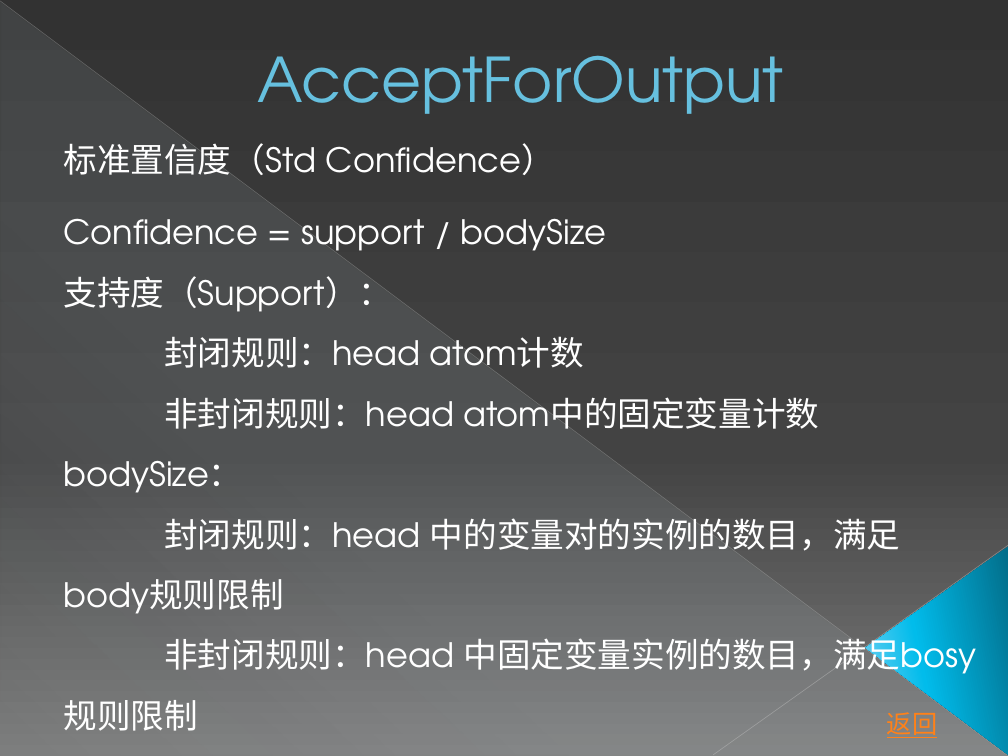
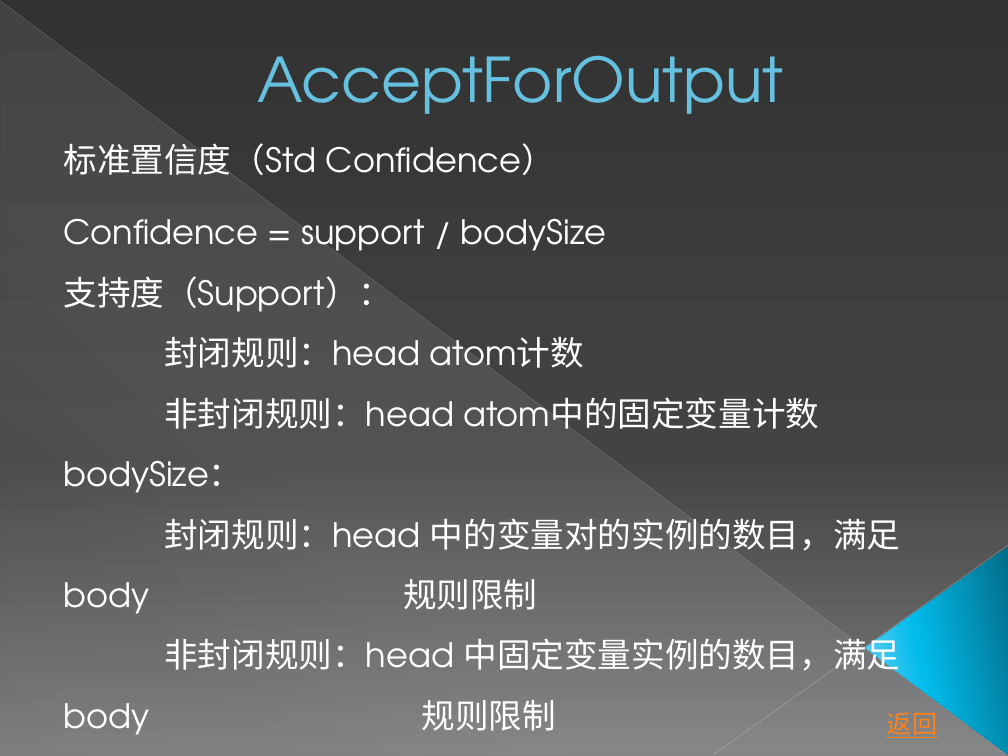
Before and after one commit to zxlzr/RuleMiner, a slide deck: slide 15 of 毕设答辩.pptx. Drawn at 1008x756 pixels with LibreOffice and Linux fonts; fonts in the diff are those of the drawing. Boxes give left, top, right and bottom in pixels: in the first picture for what was removed or moved away, otherwise in the second. Text is boxed around its words. In the diff, an @@ line names an element or a change of style, - is before the commit and + after.

```diff
--- a/毕设答辩.pptx
+++ b/毕设答辩.pptx
@@ text at bbox=[63, 518, 900, 735]: text changed @@
-封闭规则：head 中的变量对的实例的数目，满足body规则限制
-非封闭规则：head 中固定变量实例的数目，满足bosy规则限制
+封闭规则：head 中的变量对的实例的数目，满足body 规则限制
+非封闭规则：head 中固定变量实例的数目，满足body 规则限制
```
Also in this commit, not shown: 3 other slides changed, 1 other file.
